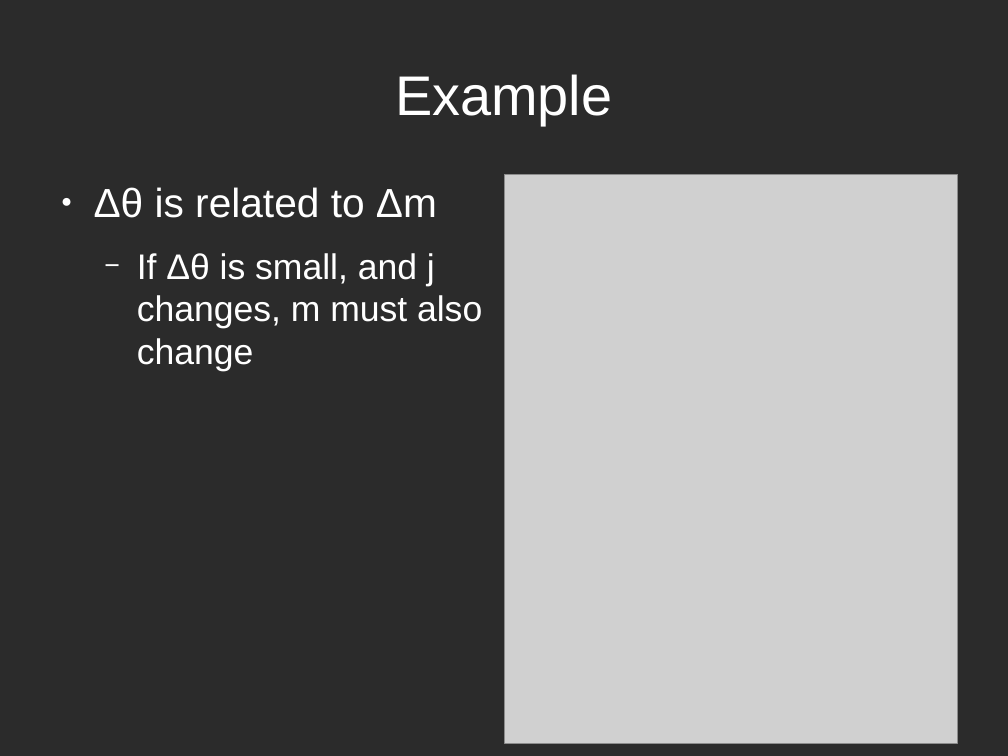
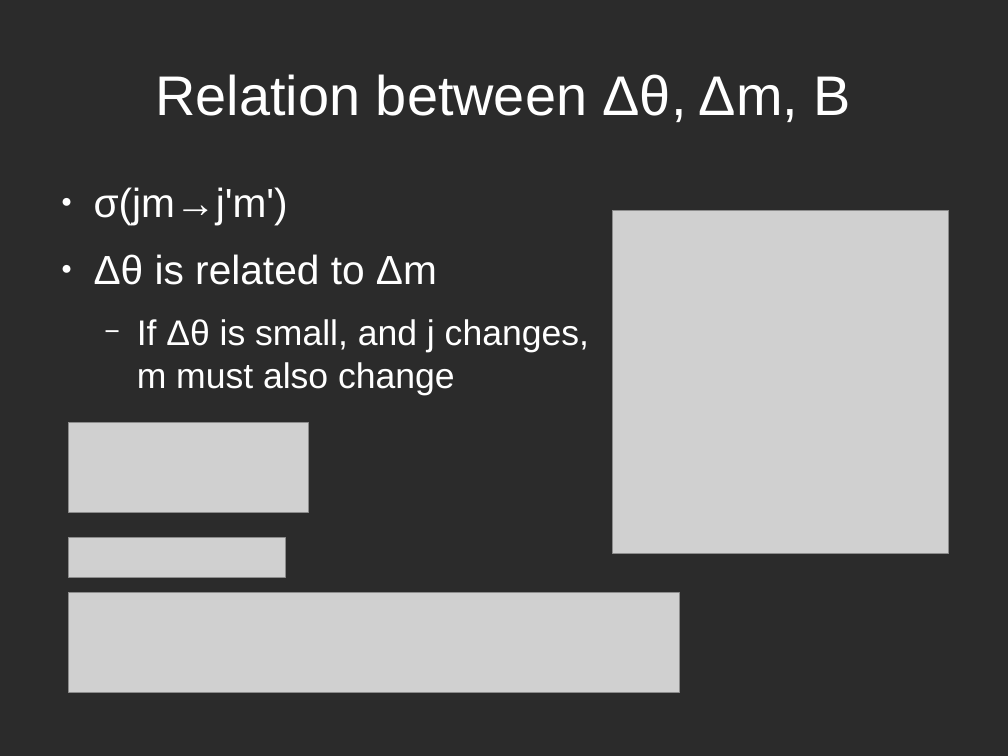
Before and after one commit to atowneND/HeNaK_Collisions, a slide deck: slide 15 of Presentation.odp (slide 16 before the commit). Drawn at 1008x756 pixels with LibreOffice and Linux fonts; fonts in the diff are those of the drawing; grey boxes stand for pictures; background and template pictures are left out; a plain dark background stands for a picture behind light text. Boxes give left, top, right and bottom in pixels: in the first picture for what was removed or moved away, otherwise in the second. Text is boxed around its words. In the diff, an @@ line names an element or a change of style, - is before the commit and + after.

```diff
--- a/Presentation.odp
+++ b/Presentation.odp
@@ title at (156, 74, 851, 122): text changed @@
-Example
+Relation between Δθ, Δm, B
@@ text at (94, 187, 288, 225): paragraph added @@
+● σ(jm→j'm')
@@ picture: place and size @@
-picture at (504, 175, 958, 744)
+picture at (613, 210, 949, 554)
@@ picture added at (69, 423, 308, 513) @@
@@ picture added at (69, 538, 285, 577) @@
@@ picture added at (69, 594, 680, 693) @@
```
Also in this commit, not shown: 2 other slides changed, 1 slide removed, 2 other files.
